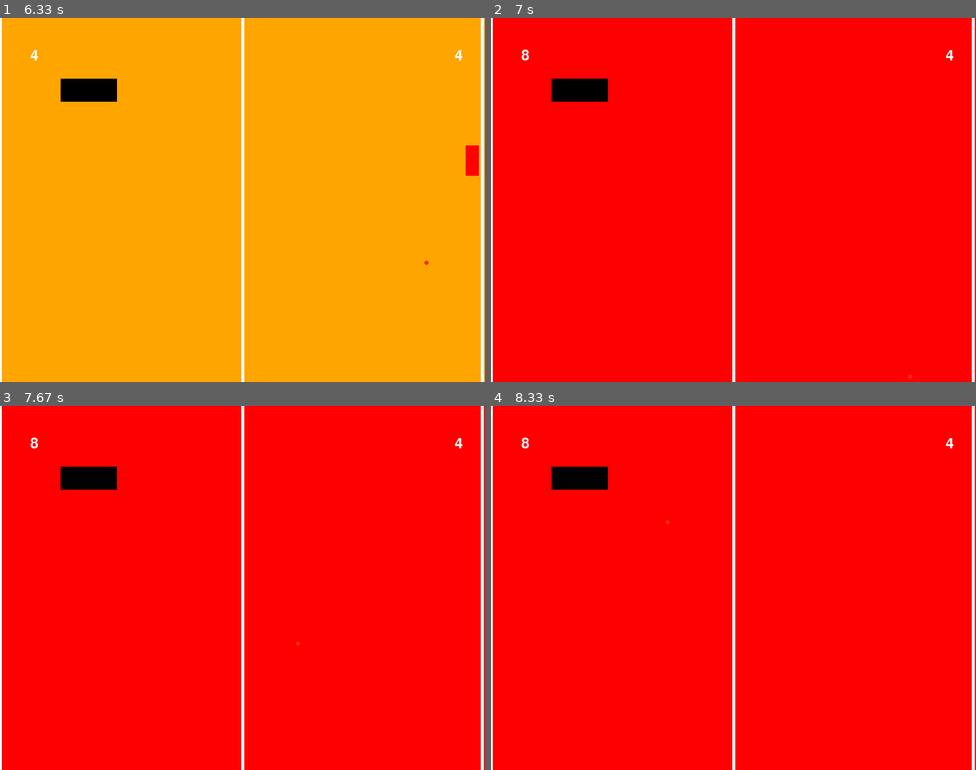
Above: before the commit, frames 1-4 (two rows, left to right).
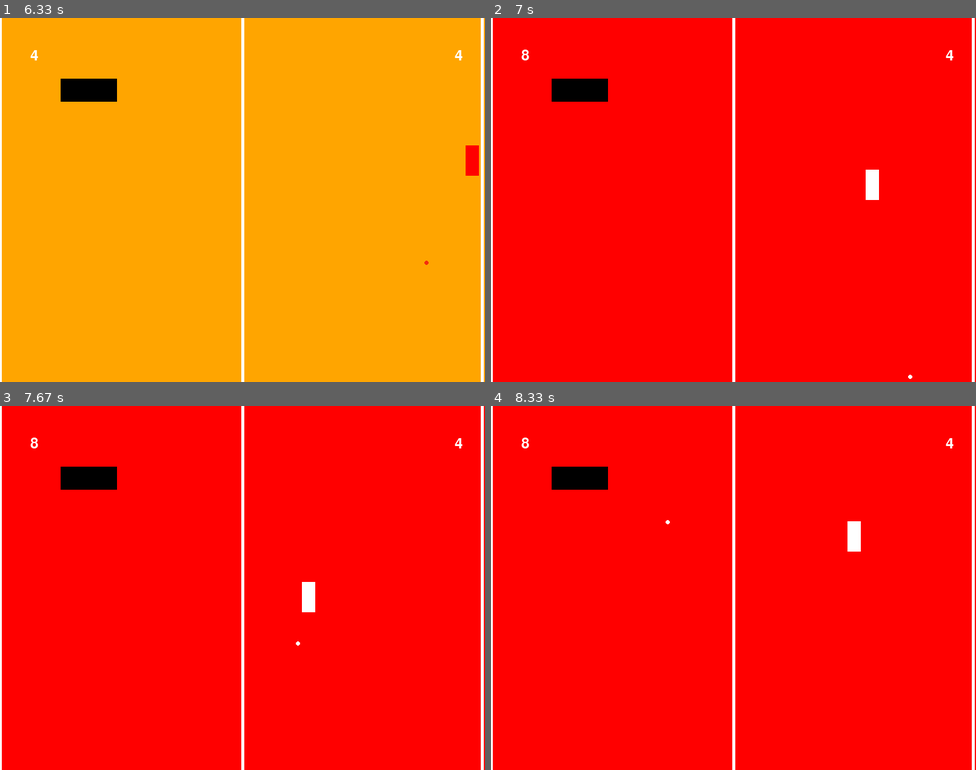
Above: after the commit, the same moments.

Repository: Giorgiod91/PinPongPyGame
Game: pygame game, started from main.py
Two runs of this game, one before a commit and one after it. Both use one fixed random seed, a clock stepped at 60 frames per second and the inputs below.
Inputs:
- Up to frame 1 (6.33 s): hold D 0.33-0.8 s; hold W 0.83-1.13 s; hold D 1.17-1.63 s; hold D 1.67-2.2 s; hold S 2.23-2.53 s; hold A 2.57-2.97 s; hold W 3-3.37 s; hold D 3.4-4.03 s; hold S 4.07-4.43 s; hold A 4.47-4.93 s; hold D 4.97-5.43 s; hold W 5.47-5.77 s; hold A from 6.3 s (still down)
- Up to frame 2 (7 s): release A at 6.83 s; hold S from 6.87 s (still down)
- Up to frame 3 (7.67 s): release S at 7.17 s; hold A 7.2-7.6 s; hold W from 7.63 s (still down)
- Up to frame 4 (8.33 s): release W at 8 s; hold D from 8.03 s (still down)

Frame 1 is identical in both runs. In frame 2, 0.2% of the frame differs, in the area x 77-87%, y 41-100%; in frame 3, 0.2%; in frame 4, 0.2%.

Commit message:
changed colors

Diff:
--- a/Goals.py
+++ b/Goals.py
@@ -12,6 +12,7 @@
         self.goal_One_Position = pygame.Rect(0, 0, 5, screen_height)  # Left side goal area
         self.goal_Two_Position = pygame.Rect(screen_width - 5, 0, 5, screen_height)  # Right side goal area
         self.goal_scored = False
+        self.goal_counter = 0
 
     def drawGoalLine(self, screen, screen_width, screen_height):
         pygame.draw.line(screen, (255, 255, 255), (400, 0), (400, 600), 5)
@@ -27,11 +28,15 @@
 
             self.goal_scored = True
 
+
         if ball.rect.colliderect(self.goal_Two_Position):
             self.player1Goals.append(1)
 
             ball.direction_x *= -1
             self.goal_scored = True
+
+
+
 
         return self.goal_scored
 
--- a/main.py
+++ b/main.py
@@ -61,6 +61,14 @@
 
     if goals.check_goal(ball, screen_width, screen_height):
         current_color = random.choice(randomColors)
+        if(current_color == "red"):
+         ball.color = (255,255,255)
+         player.color = (255,255,255)
+        elif(current_color == "white"):
+         ball.color = (0,0,255)
+         player.color = (0,0,255)
+
+
         print(f"Goal scored! Changing color to {current_color}")
 
 
